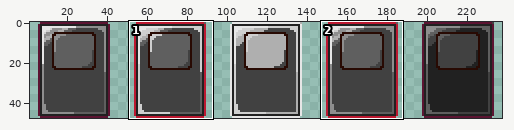
Sprite sheet: Assets/Rogium Legend/Sprites/UI/Packs/Card/spr_Asset_Card_Grey.png. The first picture is a wide view before the edit; the outline marks the close-up.
Close-up. First the earlier version:
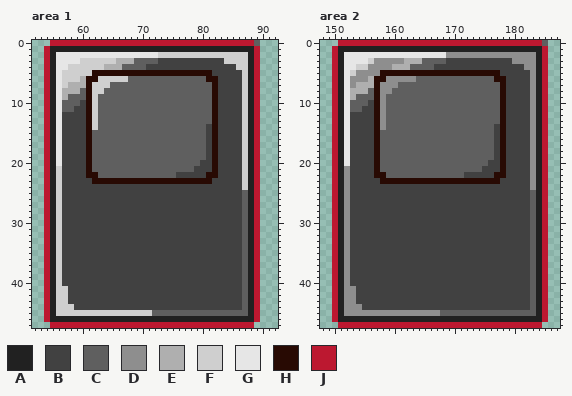
The file is 240x48 pixels. Shown: area 1: x 52..92, y 0..47; area 2: x 148..187, y 0..47. The wide view leaves out empty margins. The commit also changed other parts of the picture, which this record leaves out.
Palette (. is transparent): A #212121  B #414141  C #5f5f5f  D #8e8e8e  E #afafaf  F #cfcfcf  G #e6e6e6  H #280a03  J #bc1830
And afterwards:
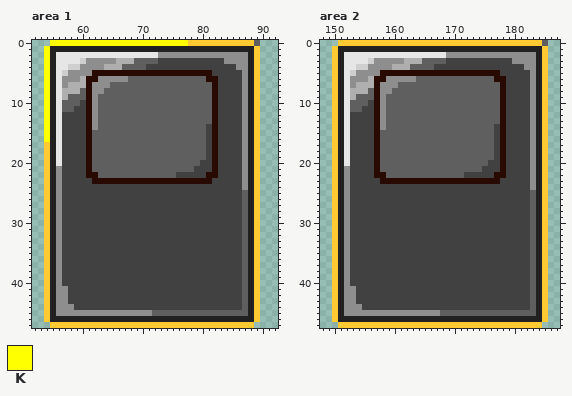
Colours new in this view: K #ffff00
Diff:
colour J: #bc1830 -> #ffca31
Area 1:
y 0: x 55..77 JJJJJJJJJJJJJJJJJJJJJJJ -> KKKKKKKKKKKKKKKKKKKKKKK
y 1: x 54 J -> K
y 2: x 54 J -> K; x 73..87 FFFFFFFFFFFFFFF -> DDDDDDDDDDDDDDD
y 3: x 54 J -> K; x 61..65 FFFFF -> DDDDD; x 84..87 FFFF -> DDDD
y 4: x 54 J -> K; x 60..63 FFFF -> DDDD; x 86..87 FF -> DD
y 5: x 54 J -> K; x 58..61 FFFF -> DDDD; x 87 F -> D
y 6: x 54 J -> K; x 57..59 FFF -> DDD; x 63..67 FFFFF -> DDDDD; x 87 F -> D
y 7: x 54 J -> K; x 57 F -> D; x 62..64 FFF -> DDD; x 87 F -> D
y 8: x 54 J -> K; x 62..63 FF -> DD; x 87 F -> D
y 9..14: x 54 J -> K; x 62 F -> D; x 87 F -> D
y 15..16: x 54 J -> K; x 87 F -> D
y 17..20: x 87 F -> D
y 21..24: x 56 F -> D; x 87 F -> D
y 25..40: x 56 F -> D
y 41..43: x 56..57 FF -> DD
y 44: x 56..58 FFF -> DDD
y 45: x 56..71 FFFFFFFFFFFFFFFF -> DDDDDDDDDDDDDDDD
Pixel boxes of the changes (left, top, right, bottom) in both close-ups:
changed: (44, 40, 260, 328)
changed: (332, 40, 548, 328)
